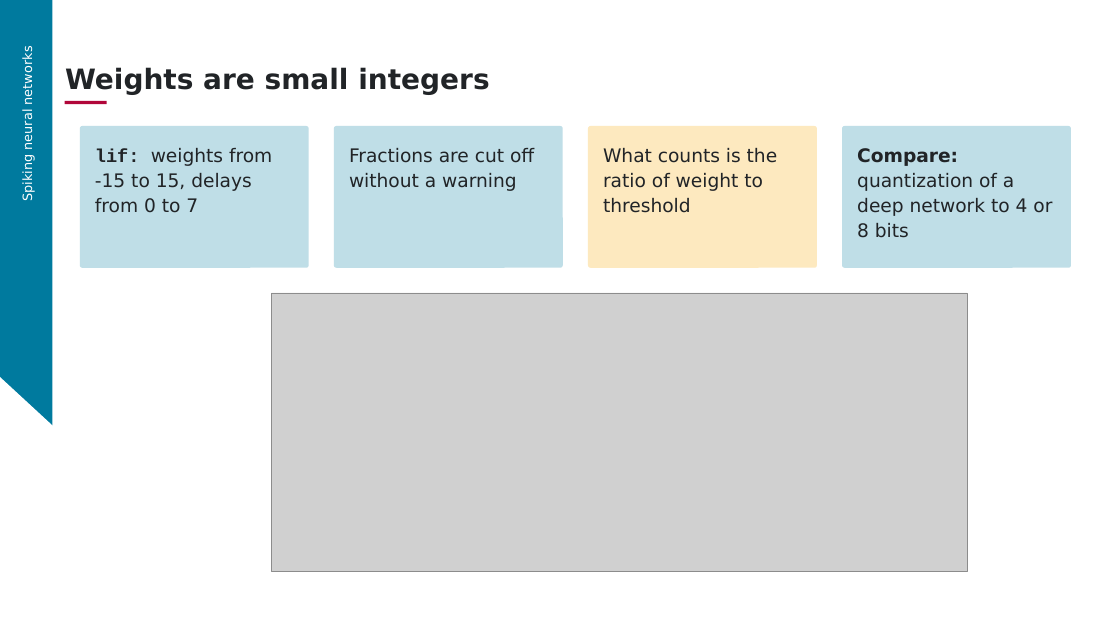
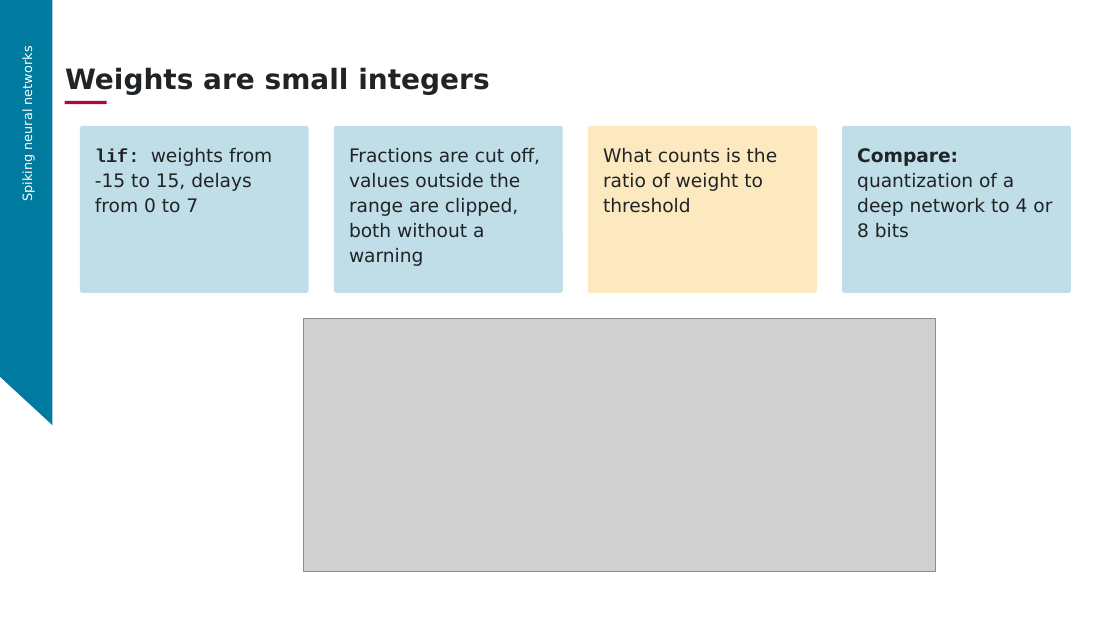
Before and after one commit to aihpi/workshop-spinnaker2, a slide deck: slide 16 of 02_workshop_design/slides/part1.pptx (slide 17 before the commit). Drawn at 1120x630 pixels with LibreOffice and Linux fonts; fonts in the diff are those of the drawing; grey boxes stand for pictures; background and template pictures are left out. Boxes give left, top, right and bottom in pixels: in the first picture for what was removed or moved away, otherwise in the second. Text is boxed around its words. In the diff, an @@ line names an element or a change of style, - is before the commit and + after.

```diff
--- a/02_workshop_design/slides/part1.pptx
+++ b/02_workshop_design/slides/part1.pptx
@@ rounded rectangle: place and size @@
-rounded rectangle at box(80, 126, 309, 268)
+rounded rectangle at box(80, 126, 309, 293)
@@ rounded rectangle: place and size @@
-rounded rectangle at box(334, 126, 563, 268)
+rounded rectangle at box(334, 126, 563, 293)
@@ text at box(349, 148, 540, 266): text changed @@
-Fractions are cut off without a warning
+Fractions are cut off, values outside the range are clipped, both without a warning
@@ rounded rectangle: place and size @@
-rounded rectangle at box(588, 126, 818, 268)
+rounded rectangle at box(588, 126, 818, 293)
@@ proportions changed in 4 elements at box(80, 126, 309, 293), box(334, 126, 563, 293), box(588, 126, 818, 293), box(842, 126, 1071, 293) @@
@@ rounded rectangle: place and size @@
-rounded rectangle at box(842, 126, 1071, 268)
+rounded rectangle at box(842, 126, 1071, 293)
@@ picture: place and size @@
-picture at box(271, 293, 967, 571)
+picture at box(303, 318, 936, 571)
```
Also in this commit, not shown: 15 other slides changed, 10 other files.
